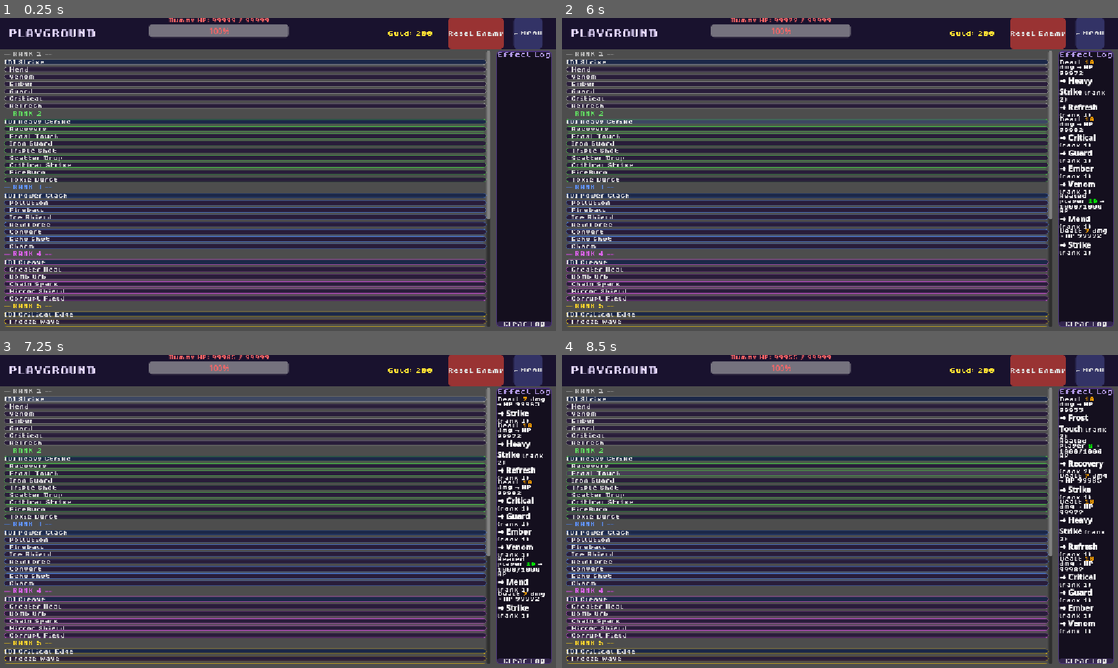
Above: before the commit, frames 1-4 (two rows, left to right).
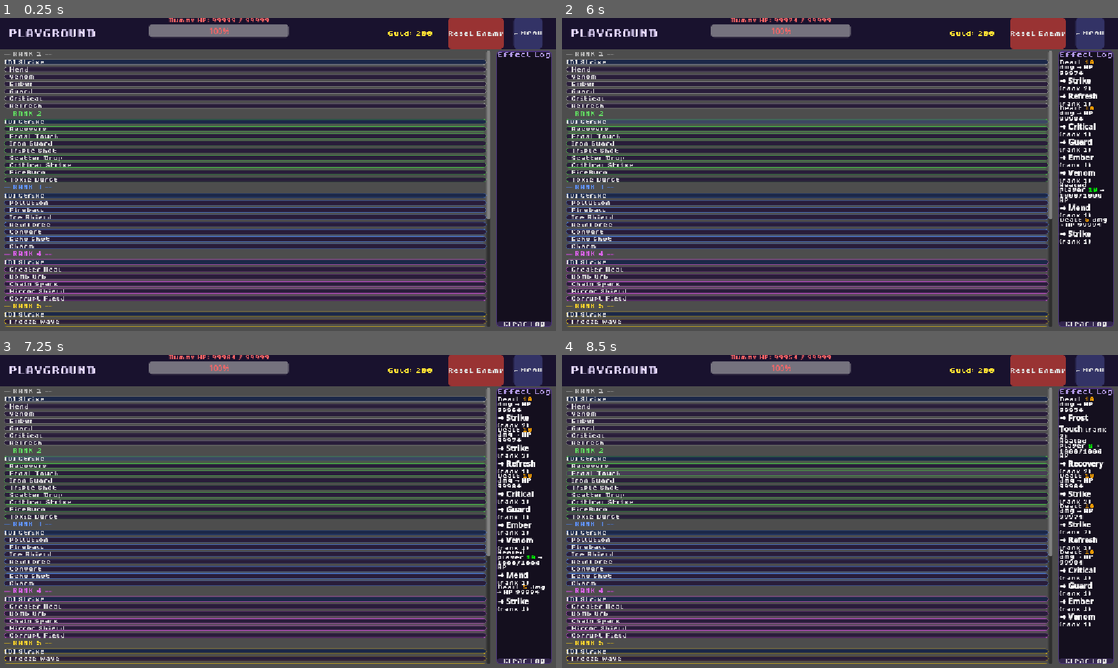
Above: after the commit, the same moments.

Repository: nmh6063-star/GameDesign-FinalProject
Game: Godot game, scene res://scenes/playground.tscn
Same seed, same stepped clock (60 frames per second), same inputs: the game is played once before the commit and once after it. This scene is started directly instead of the project's main scene.
Inputs (mouse positions are in pixels of both pictures, inside the frame that each line leads up to):
- Up to frame 1 (0.25 s): no input
- Up to frame 2 (6 s): click "[D] Strike" at 0.5 s; click "Mend" at 1.25 s; click "Venom" at 2 s; click "Ember" at 2.75 s; click "Guard" at 3.5 s; click "Critical" at 4.25 s; click "Refresh" at 5 s; click (806, 121) at 5.75 s, where only the run before the commit has a clickable "[D] Heavy Strike"
- Up to frame 3 (7.25 s): click "[D] Strike" at 6.5 s
- Up to frame 4 (8.5 s): click "Recovery" at 7.25 s; click "Frost Touch" at 8 s

The runs differ from the first frame. In frame 1, 0.3% of the frame differs, in the area x 3-14%, y 32-96%; in frame 2, 2.4%; in frame 3, 4.8%, in the area x 1-98%, y 0-96%; in frame 4, 2.0%.

Commit message:
revised initial abilities

Diff:
--- a/data/enemies/enemy2.tres
+++ b/data/enemies/enemy2.tres
@@ -18,5 +18,5 @@
 sprite_scale = Vector2(0.15, 0.15)
 max_health = 100
 attack_damage = 20
-attack_interval = 3.0
+attack_interval = 20.0
 actions = Array[ExtResource("1_enemy_action_base")]([SubResource("RockDropAction_1")])
--- a/data/enemies/enemy_stone_thrower.tres
+++ b/data/enemies/enemy_stone_thrower.tres
@@ -17,5 +17,5 @@
 sprite_scale = Vector2(0.3, 0.3)
 max_health = 40
 attack_damage = 8
-attack_interval = 7.0
+attack_interval = 40.0
 actions = Array[ExtResource("1_base")]([SubResource("Action_1")])
--- a/scenes/reward_selection.tscn
+++ b/scenes/reward_selection.tscn
@@ -613,10 +613,9 @@
 [node name="HoverTip" type="Panel" parent="Overlay" unique_id=1511428514]
 visible = false
 z_index = 50
-custom_minimum_size = Vector2(300, 200)
-layout_mode = 0
-offset_right = 300.0
-offset_bottom = 200.0
+layout_mode = 0
+offset_right = 1.0
+offset_bottom = 1.0
 mouse_filter = 2
 theme_override_styles/panel = SubResource("StyleBoxFlat_hover_tip")
 
@@ -625,13 +624,20 @@
 anchors_preset = 15
 anchor_right = 1.0
 anchor_bottom = 1.0
-offset_left = 16.0
-offset_top = 14.0
-offset_right = -16.0
-offset_bottom = -14.0
-grow_horizontal = 2
-grow_vertical = 2
-theme_override_constants/separation = 10
+offset_left = 18.0
+offset_top = 16.0
+offset_right = -18.0
+offset_bottom = -16.0
+grow_horizontal = 2
+grow_vertical = 2
+theme_override_constants/separation = 8
+
+[node name="TipTitle" type="Label" parent="Overlay/HoverTip/VBox" unique_id=800868246]
+layout_mode = 2
+theme_override_colors/font_color = Color(0.08, 0.06, 0.06, 1)
+theme_override_fonts/font = ExtResource("3_font")
+theme_override_font_sizes/font_size = 16
+text = "Rank 1"
 
 [node name="TipBody" type="Label" parent="Overlay/HoverTip/VBox" unique_id=800868247]
 layout_mode = 2
@@ -639,7 +645,7 @@
 theme_override_colors/font_color = Color(0.08, 0.06, 0.06, 1)
 theme_override_fonts/font = ExtResource("3_font")
 theme_override_font_sizes/font_size = 12
-text = "Description"
+text = "Ability info"
 autowrap_mode = 3
 
 [node name="TipStat" type="Label" parent="Overlay/HoverTip/VBox" unique_id=2137696531]
@@ -647,5 +653,5 @@
 theme_override_colors/font_color = Color(0.08, 0.06, 0.06, 1)
 theme_override_fonts/font = ExtResource("3_font")
 theme_override_font_sizes/font_size = 12
-text = "Stat"
+text = "id"
 autowrap_mode = 2
--- a/script/battle/controllers/reward_selection_controller.gd
+++ b/script/battle/controllers/reward_selection_controller.gd
@@ -21,6 +21,9 @@
 ]
 const _RANK_BAR_ORB_FONT_SIZES: Array[int] = [11, 12, 13, 14, 15, 16, 17]
 const DEFAULT_REWARD_ORB_SIZE := Vector2(72, 72)
+## Matches Current Ability overlay InfoPanel body width for wrapped text.
+const _HOVER_TIP_BODY_WIDTH := 420.0
+const _ABILITY_HOVER_MOUSE_OFFSET := Vector2(18, 18)
 
 ## Reward tier: 0 = ranks 1–3, 1 = ranks 4–6, 2 = rank 7. -1 = none chosen yet.
 var _selected_reward_range: int = -1
@@ -44,6 +47,13 @@
 var _range_frame_selected: StyleBoxFlat
 var _range_frame_not_chosen_dim: StyleBoxFlat
 
+var _ability_hover_tip: Panel
+var _ability_hover_vbox: VBoxContainer
+var _ability_hover_title: Label
+var _ability_hover_body: Label
+var _ability_hover_stat: Label
+var _ability_hover_rank: int = -1
+
 
 func _ready() -> void:
 	_build_style_templates()
@@ -52,6 +62,8 @@
 	_cache_tip_labels()
 	_connect_range_panels()
 	_disable_rank_ball_pointer_events()
+	_cache_ability_hover_tip()
+	set_process(true)
 	_collection_button().pressed.connect(_on_collection_pressed)
 	_next_button().pressed.connect(_on_next_pressed)
 	for i in range(REWARD_SLOT_COUNT):
@@ -62,6 +74,95 @@
 			orb.pressed.connect(_on_reward_card_pressed.bind(i))
 		card.disabled = true
 	_begin_rank_pick_phase()
+
+
+func _process(_delta: float) -> void:
+	_update_ability_hover_tip()
+
+
+func _cache_ability_hover_tip() -> void:
+	_ability_hover_tip = get_node("Overlay/HoverTip") as Panel
+	_ability_hover_vbox = get_node("Overlay/HoverTip/VBox") as VBoxContainer
+	_ability_hover_title = get_node("Overlay/HoverTip/VBox/TipTitle") as Label
+	_ability_hover_body = get_node("Overlay/HoverTip/VBox/TipBody") as Label
+	_ability_hover_stat = get_node("Overlay/HoverTip/VBox/TipStat") as Label
+	if _ability_hover_tip != null:
+		_ability_hover_tip.mouse_filter = Control.MOUSE_FILTER_IGNORE
+		_ability_hover_tip.visible = false
+	for lbl in [_ability_hover_title, _ability_hover_body, _ability_hover_stat]:
+		if lbl != null:
+			lbl.mouse_filter = Control.MOUSE_FILTER_IGNORE
+
+
+func _rank_under_mouse() -> int:
+	var mp := get_viewport().get_mouse_position()
+	for rank in range(1, 8):
+		var b := _top_rank_button(rank)
+		if b == null or not b.visible or not is_instance_valid(b):
+			continue
+		if b.get_global_rect().has_point(mp):
+			return rank
+	return -1
+
+
+## Same text layout as `current_ability.gd` `_show_rank_details`.
+func _fill_ability_hover_tip(rank: int) -> void:
+	if _ability_hover_title == null or _ability_hover_body == null or _ability_hover_stat == null:
+		return
+	_ability_hover_title.text = "Rank %d" % rank
+	var ability = PlayerState.elements.get(rank)
+	if ability == null or not (ability is Dictionary):
+		_ability_hover_body.text = "No ability equipped."
+		_ability_hover_stat.text = ""
+		return
+	_ability_hover_body.text = "%s\n%s" % [str(ability.get("name", "")), str(ability.get("description", ""))]
+	_ability_hover_stat.text = "id: %s" % str(ability.get("function", ""))
+
+
+func _apply_hover_tip_size() -> void:
+	if _ability_hover_tip == null or _ability_hover_vbox == null or _ability_hover_body == null:
+		return
+	_ability_hover_body.custom_minimum_size = Vector2(_HOVER_TIP_BODY_WIDTH, 0)
+	var inner := _ability_hover_vbox.get_combined_minimum_size()
+	const MARGIN_X := 36.0
+	const MARGIN_Y := 32.0
+	_ability_hover_tip.custom_minimum_size = inner + Vector2(MARGIN_X, MARGIN_Y)
+	_ability_hover_tip.size = _ability_hover_tip.custom_minimum_size
+
+
+func _update_ability_hover_tip() -> void:
+	if _ability_hover_tip == null:
+		return
+	var rank := _rank_under_mouse()
+	if rank < 0:
+		if _ability_hover_tip.visible:
+			_ability_hover_tip.visible = false
+		_ability_hover_rank = -1
+		return
+	if rank != _ability_hover_rank:
+		_ability_hover_rank = rank
+		_fill_ability_hover_tip(rank)
+		_apply_hover_tip_size()
+	_ability_hover_tip.visible = true
+	var mp := get_viewport().get_mouse_position()
+	_ability_hover_tip.global_position = mp + _ABILITY_HOVER_MOUSE_OFFSET
+	_clamp_control_to_viewport(_ability_hover_tip)
+
+
+func _clamp_control_to_viewport(ctrl: Control) -> void:
+	var vr := get_viewport().get_visible_rect()
+	var gr := ctrl.get_global_rect()
+	var p := ctrl.global_position
+	if gr.position.x < vr.position.x:
+		p.x = vr.position.x
+	if gr.position.y < vr.position.y:
+		p.y = vr.position.y
+	if gr.end.x > vr.end.x:
+		p.x = vr.end.x - gr.size.x
+	if gr.end.y > vr.end.y:
+		p.y = vr.end.y - gr.size.y
+	ctrl.global_position = p
+
 
 func _build_style_templates() -> void:
 	_reward_style_idle = _make_reward_card_style(false)
--- a/script/entities/balls/elemental_balls/rank_ability_catalog.gd
+++ b/script/entities/balls/elemental_balls/rank_ability_catalog.gd
@@ -7,22 +7,9 @@
 
 
 static func default_element_for_rank(rank: int) -> Dictionary:
-	match rank:
-		1:
-			return _ability("strike", rank, "Strike", "Deal 5 damage to current enemy.")
-		2:
-			return _ability("heavy_strike", rank, "Heavy Strike", "Deal 10 damage to one enemy.")
-		3:
-			return _ability("power_slash", rank, "Power Slash", "Deal 30 damage to one target.")
-		4:
-			return _ability("cleave", rank, "Cleave", "Deal 15 damage to all enemies.")
-		5:
-			return _ability("critical_edge", rank, "Critical Edge", "Deal 25 or 30 damage to one enemy (random).")
-		6:
-			return _ability("meteor_crash", rank, "Meteor Crash", "Deal 30 damage to all enemies.")
-		7:
-			return _ability("final_judgment", rank, "Final Judgment", "Deal 12 damage to current enemy 4 times (48 total).")
-	return _ability("strike", rank, "Strike", "Deal 5 damage to current enemy.")
+	var r := clampi(rank, 1, 7)
+	var dmg := 5 * r
+	return _ability("strike", r, "Strike", "Deal %d damage to current enemy." % dmg)
 
 
 ## Combined reward pools for reward tiers: 0 → ranks 1–3, 1 → 4–6, 2 → rank 7 only.
--- a/script/entities/balls/elemental_balls/rank_ability_effects.gd
+++ b/script/entities/balls/elemental_balls/rank_ability_effects.gd
@@ -6,7 +6,7 @@
 	match kind:
 		# ── Rank 1 ────────────────────────────────────────────────────────────
 		"strike":
-			_deal_single(ctx, 7, source)
+			_deal_single(ctx, 5 * clampi(rank, 1, 7), source)
 		"mend":
 			ctx.heal_player(10)
 		"venom":
